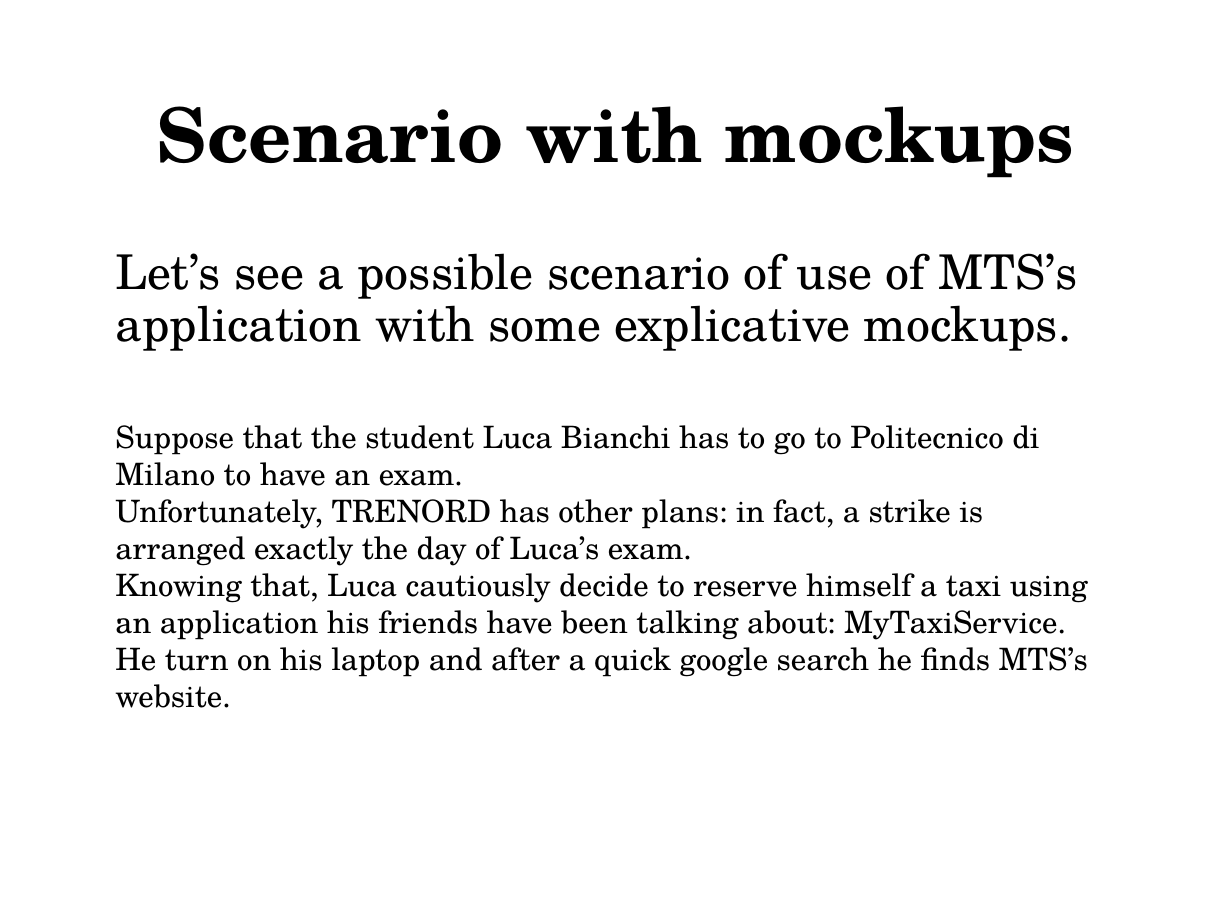
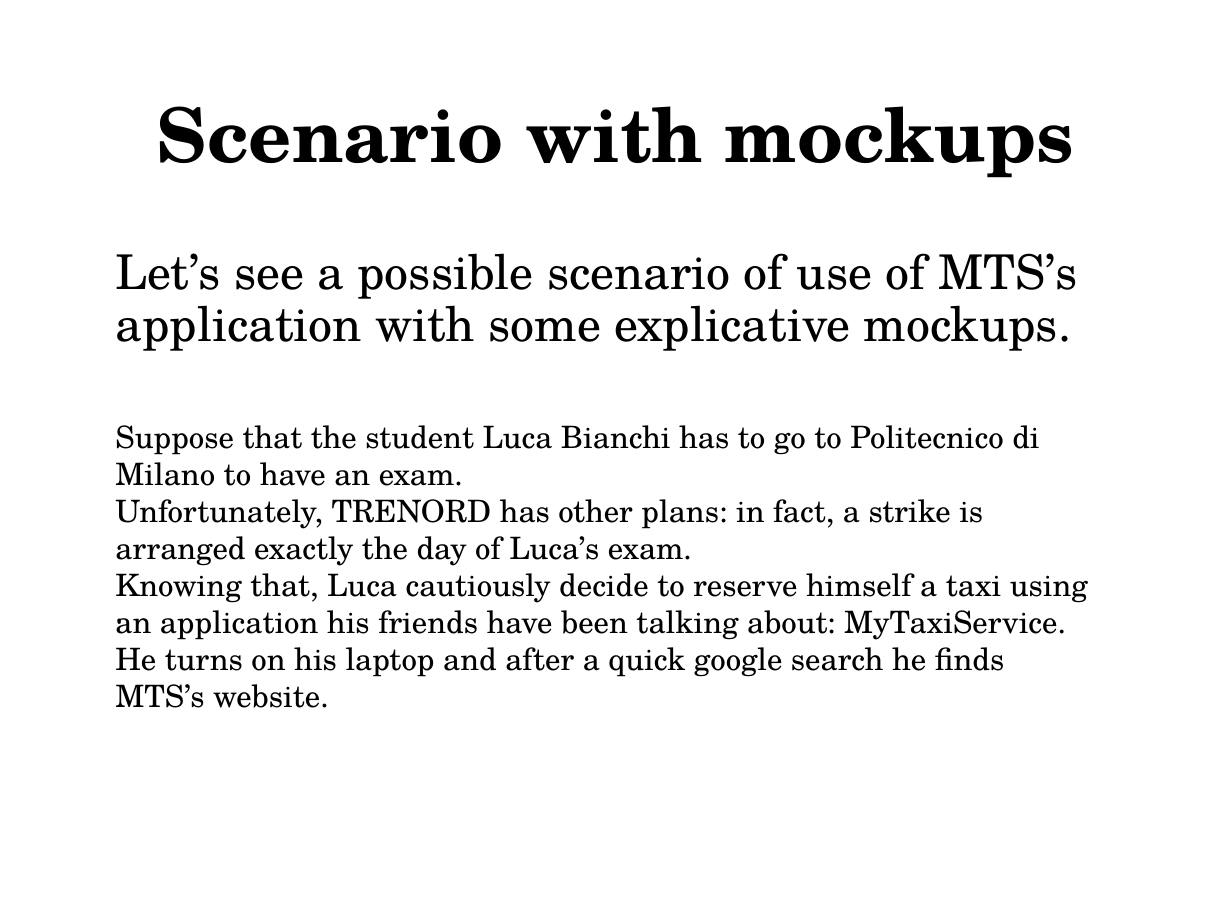
Before and after one commit to MarcoRomani/myTaxyService-SE2-PozziRomani, a slide deck: slide 4 of OtherStuff/Presentation/Non fun req + Scenarios + mockups.pptx. Drawn at 1232x924 pixels with LibreOffice and Linux fonts; fonts in the diff are those of the drawing. Boxes give left, top, right and bottom in pixels: in the first picture for what was removed or moved away, otherwise in the second. Text is boxed around its words. In the diff, an @@ line names an element or a change of style, - is before the commit and + after.

```diff
--- a/OtherStuff/Presentation/Non fun req + Scenarios + mockups.pptx
+++ b/OtherStuff/Presentation/Non fun req + Scenarios + mockups.pptx
@@ text at box(115, 639, 1005, 708): text changed @@
-He turn on his laptop and after a quick google search he finds MTS’s website.
+He turns on his laptop and after a quick google search he finds MTS’s website.
```
Also in this commit, not shown: 3 other slides changed, 4 other files.
